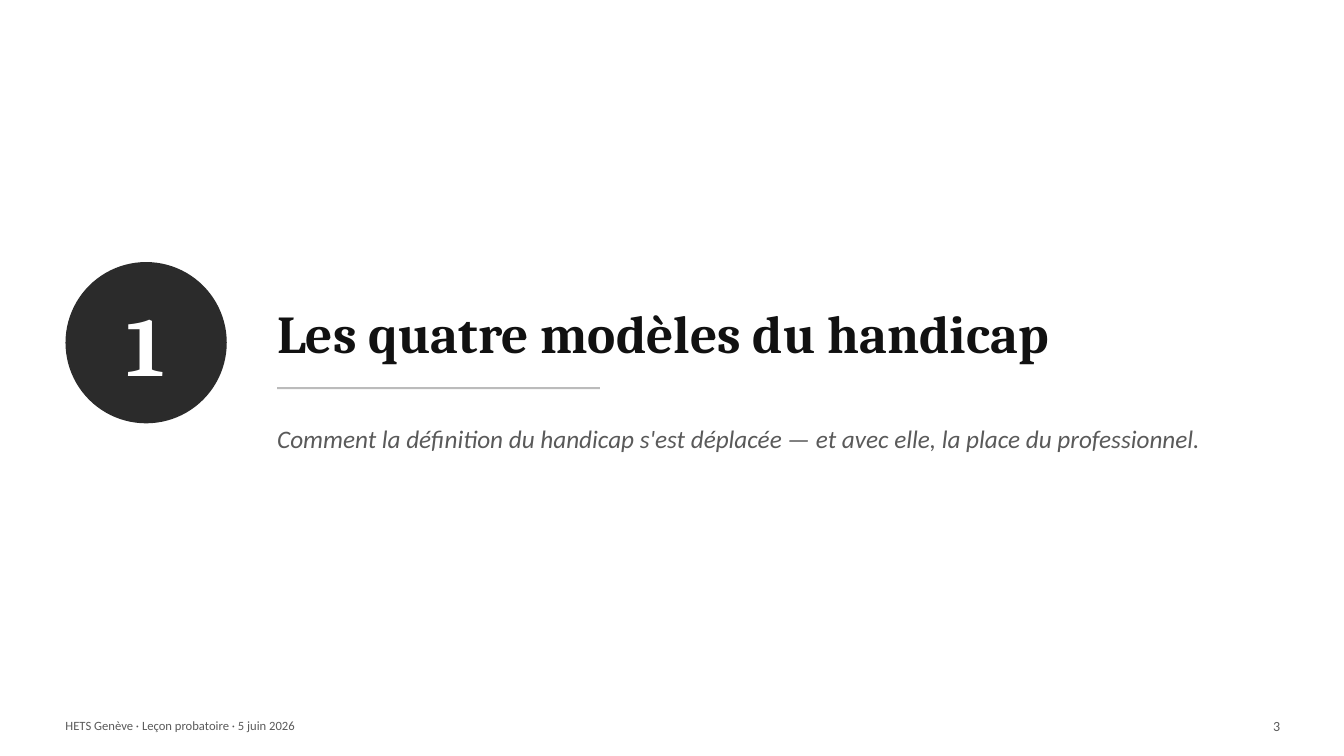
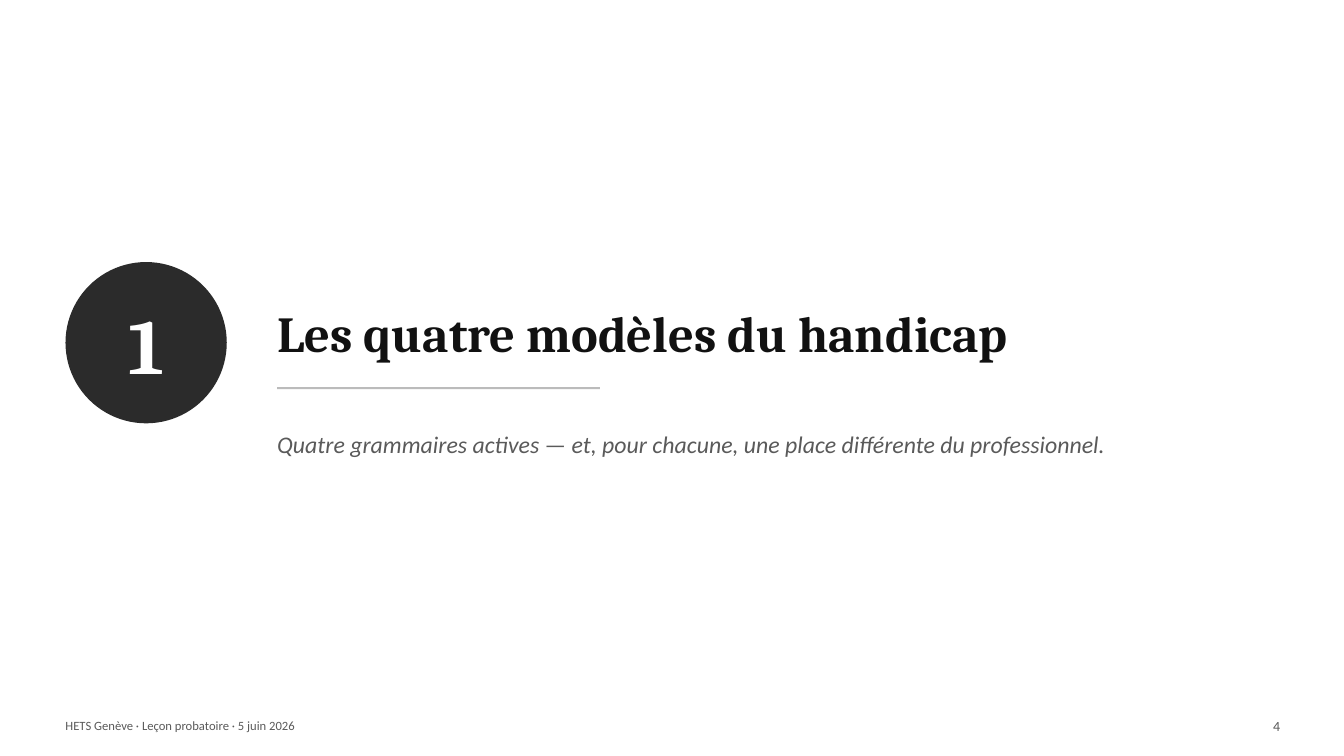
Before and after one commit to pierrebrasseur/cours-handicap-ts, a slide deck: slide 8 of docs/pdfs/Brasseur_lecon_5juin.pptx (slide 7 before the commit). Drawn at 1344x756 pixels with LibreOffice and Linux fonts; fonts in the diff are those of the drawing. Boxes give left, top, right and bottom in pixels: in the first picture for what was removed or moved away, otherwise in the second. Text is boxed around its words. In the diff, an @@ line names an element or a change of style, - is before the commit and + after.

```diff
--- a/docs/pdfs/Brasseur_lecon_5juin.pptx
+++ b/docs/pdfs/Brasseur_lecon_5juin.pptx
@@ text "1" at (128, 321, 164, 374): size 60 to 56 pt @@
@@ text "Les quatre modèles du handicap" at (277, 316, 1007, 363): size 38 to 36 pt @@
@@ text at (277, 436, 1104, 457): text changed; size 18 to 17 pt @@
-Comment la définition du handicap s'est déplacée — et avec elle, la place du professionnel.
+Quatre grammaires actives — et, pour chacune, une place différente du professionnel.
@@ text at (1273, 722, 1280, 731): text changed @@
-3
+4
```
Also in this commit, not shown: 11 other slides changed, 11 slides added, 11 slides removed.
